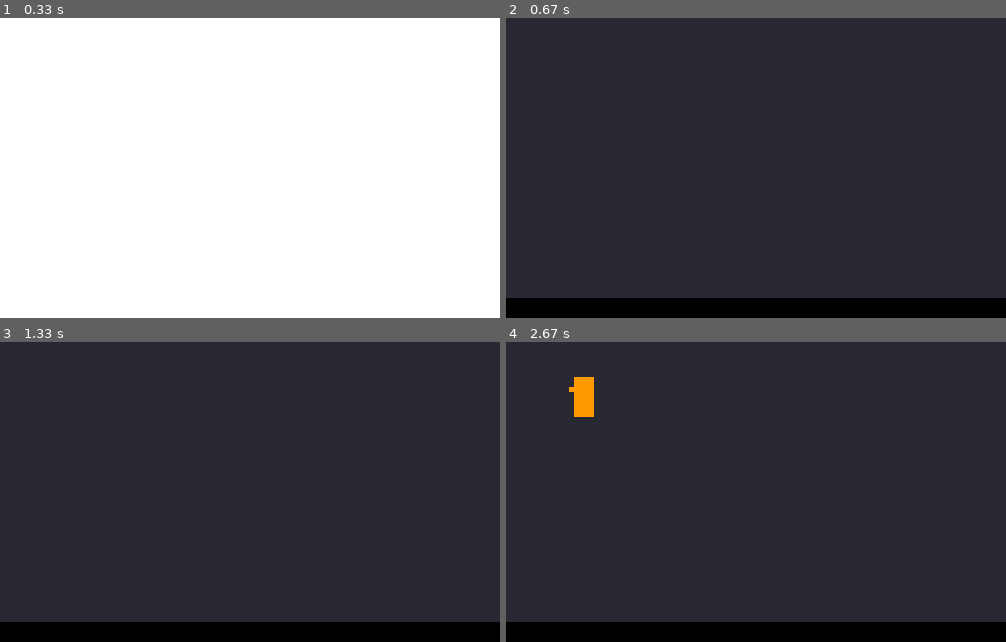
Above: before the commit, frames 1-4 (two rows, left to right).
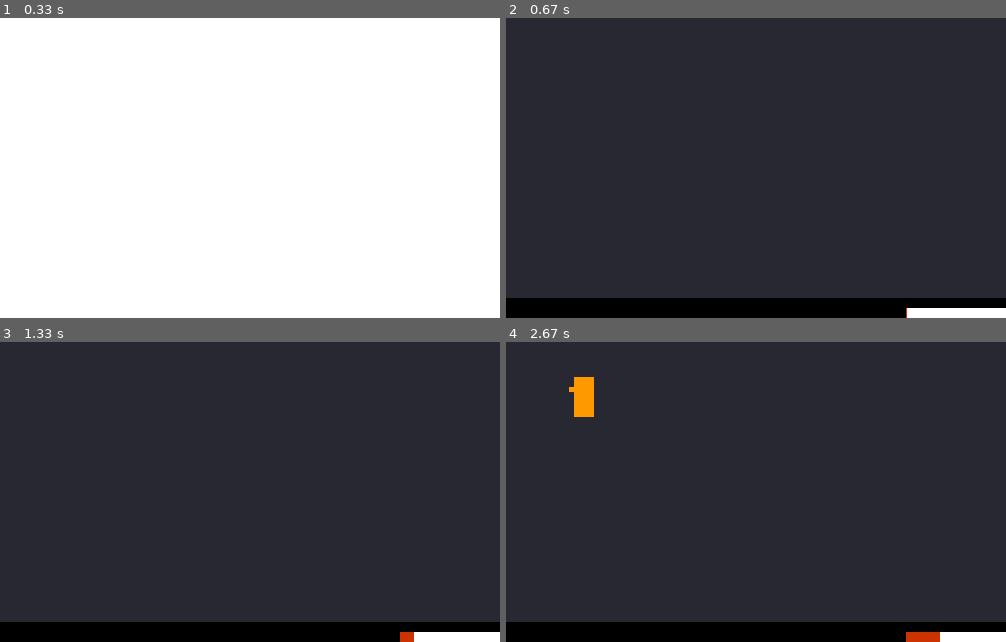
Above: after the commit, the same moments.

Repository: zwang20/SimpleShooter
Game: pygame game, started from simple_shooter.py
Same seed, same stepped clock (60 frames per second), same inputs: the game is played once before the commit and once after it.
Inputs:
- Up to frame 1 (0.33 s): no input
- Up to frame 2 (0.67 s): tap Space at 0.33 s
- Up to frame 3 (1.33 s): hold D 0.67-1.13 s; hold W from 1.17 s (still down); tap Space at 1.23 s
- Up to frame 4 (2.67 s): release W at 1.47 s; hold D 1.5-1.97 s; tap Space at 1.57, 1.87, 2.07, 2.37, 2.63 s; hold A 2-2.53 s; hold S from 2.57 s (still down)
The pictures show only the part of the screen within x 50-100%, y 50-100%; the shares and areas given below are measured in that part.

Frame 1 is identical in both runs. In frame 2, 0.7% of the frame differs, in the area x 80-100%, y 96-100%; in frame 3, 0.7%; in frame 4, 0.7%.

Commit message:
cooldown bar soft code

Diff:
--- a/simple_shooter.py
+++ b/simple_shooter.py
@@ -428,16 +428,15 @@
 
             Enemy.smart_spawn()
 
-            # DISPLAY
-            sge_rect(game_display, 700, 790, 100, 10, white)
-            sge_rect(game_display, 700, 790, player.cooldown, 10, red)
-            sge_print(game_display, Player.score, colour=white)
-
             for enemy in Enemy.family:
                 enemy.display()
             for bullet in Bullet.good + Bullet.bad:
                 bullet.display()
             player.display()
+
+            sge_rect(game_display, display_width-100, display_height-10, 100, 10, white)
+            sge_rect(game_display, display_width-100, display_height-10, player.cooldown, 10, red)
+            sge_print(game_display, Player.score, colour=white)
 
             pygame.display.update()
 
